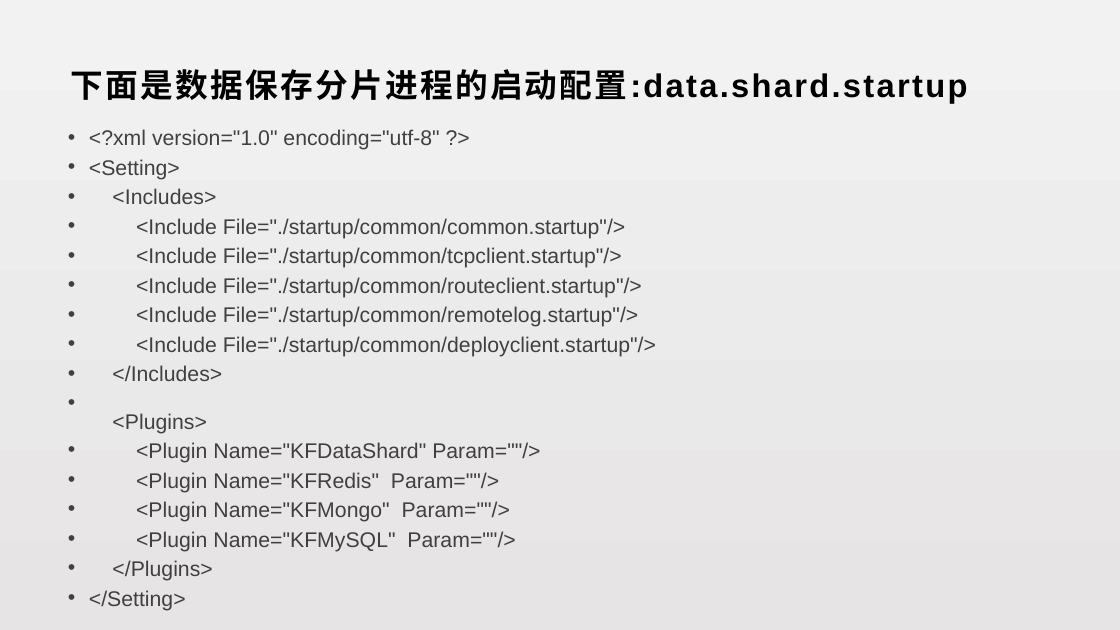
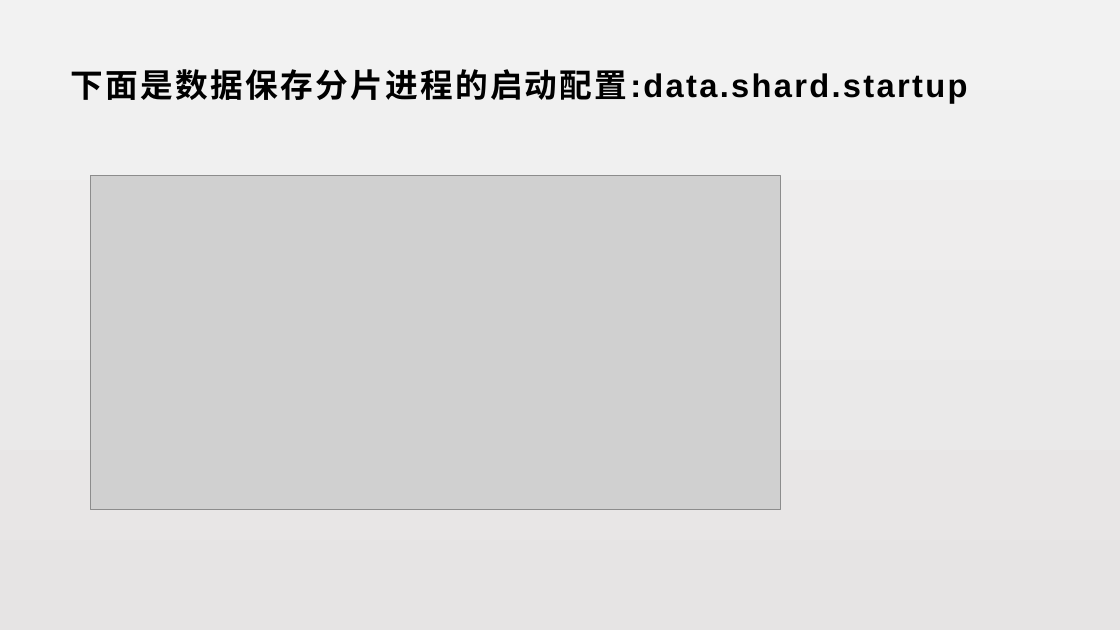
Before and after one commit to lori227/KFrame, a slide deck: slide 10 of _doc/KFrame.pptx. Drawn at 1120x630 pixels with LibreOffice and Linux fonts; fonts in the diff are those of the drawing; grey boxes stand for pictures. Boxes give left, top, right and bottom in pixels: in the first picture for what was removed or moved away, otherwise in the second. Text is boxed around its words. In the diff, an @@ line names an element or a change of style, - is before the commit and + after.

```diff
--- a/_doc/KFrame.pptx
+++ b/_doc/KFrame.pptx
@@ text removed at (89, 129, 656, 611) @@
-• <?xml version="1.0" encoding="utf-8" ?>
-• <Setting>
-• <Includes>
-• <Include File="./startup/common/common.startup"/>
-• <Include File="./startup/common/tcpclient.startup"/>
-• <Include File="./startup/common/routeclient.startup"/>
-• <Include File="./startup/common/remotelog.startup"/>
-• <Include File="./startup/common/deployclient.startup"/>
-• </Includes>
-• <Plugins>
-• <Plugin Name="KFDataShard" Param=""/>
-• <Plugin Name="KFRedis" Param=""/>
-• <Plugin Name="KFMongo" Param=""/>
-• <Plugin Name="KFMySQL" Param=""/>
-• </Plugins>
-• </Setting>
@@ picture added at (91, 176, 781, 510) @@
```
Also in this commit, not shown: 5 other slides changed, 7 slides added, 2 slides removed, 1 other file.
